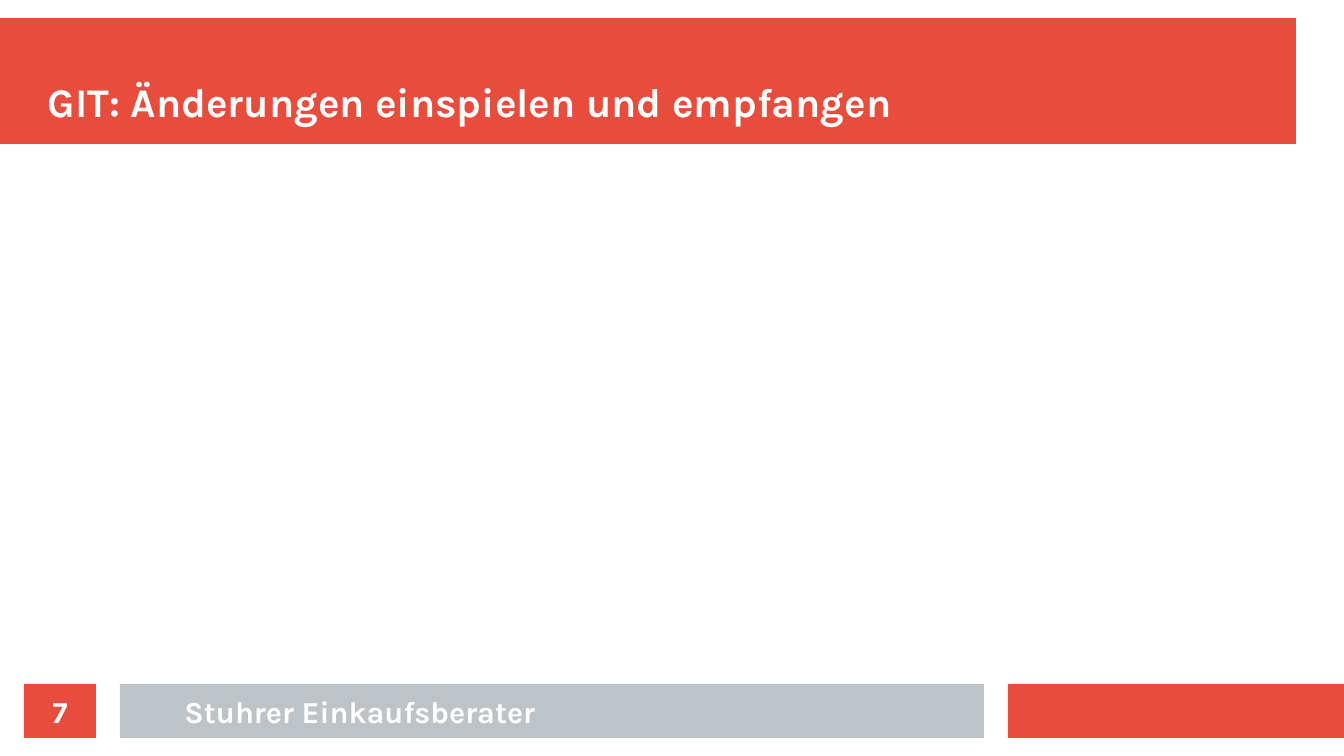
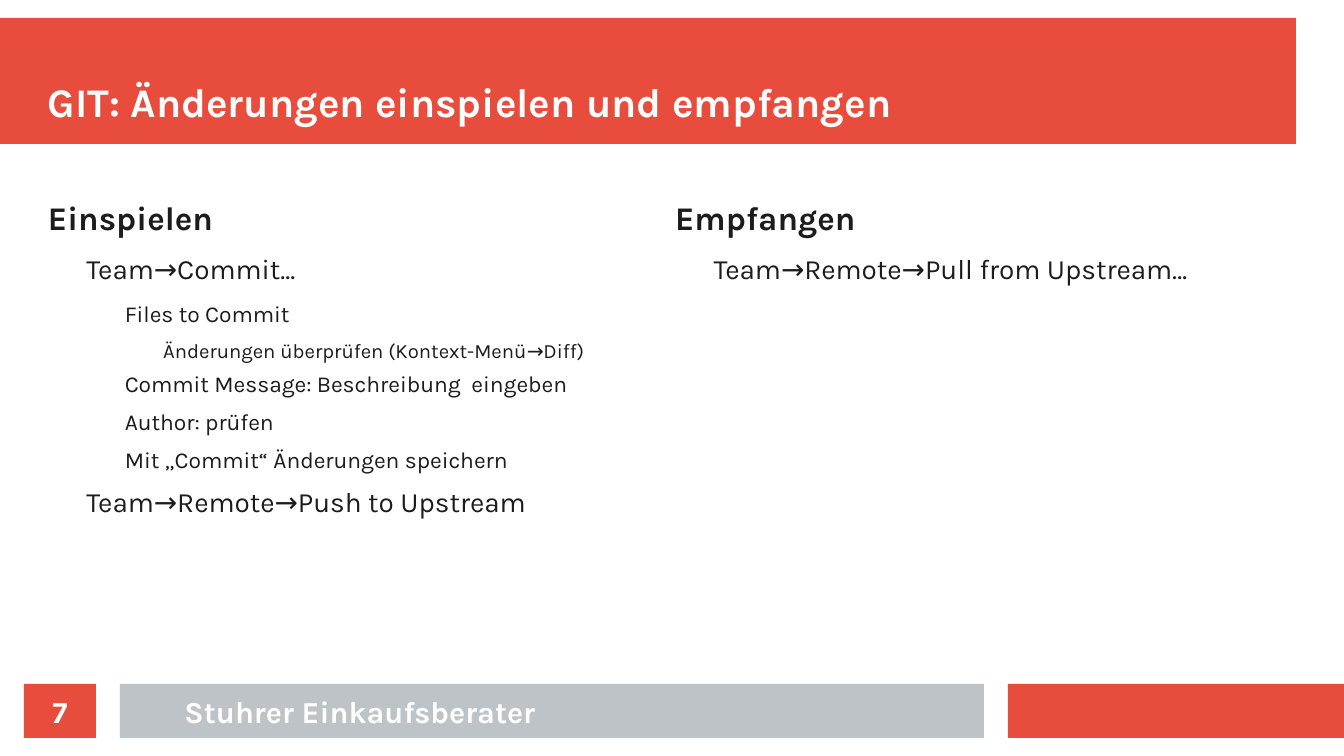
Before and after one commit to jenskuespert/KGSSB, a slide deck: slide 7 of SEB/SEB.odp. Drawn at 1344x756 pixels with LibreOffice and Linux fonts; fonts in the diff are those of the drawing. Boxes give left, top, right and bottom in pixels: in the first picture for what was removed or moved away, otherwise in the second. Text is boxed around its words. In the diff, an @@ line names an element or a change of style, - is before the commit and + after.

Commit message:
GIT-Beschreibung ergänzt

```diff
--- a/SEB/SEB.odp
+++ b/SEB/SEB.odp
@@ text added at (48, 206, 584, 518), 13.5 pt, text #1C1C1C @@
+Einspielen
+  Team→Commit...
+    Files to Commit
+      Änderungen überprüfen (Kontext-Menü→Diff)
+    Commit Message: Beschreibung eingeben
+    Author: prüfen
+    Mit „Commit“ Änderungen speichern
+  Team→Remote→Push to Upstream
@@ text added at (675, 207, 1187, 286), 16.5 pt, text #1C1C1C @@
+Empfangen
+  Team→Remote→Pull from Upstream…
```
